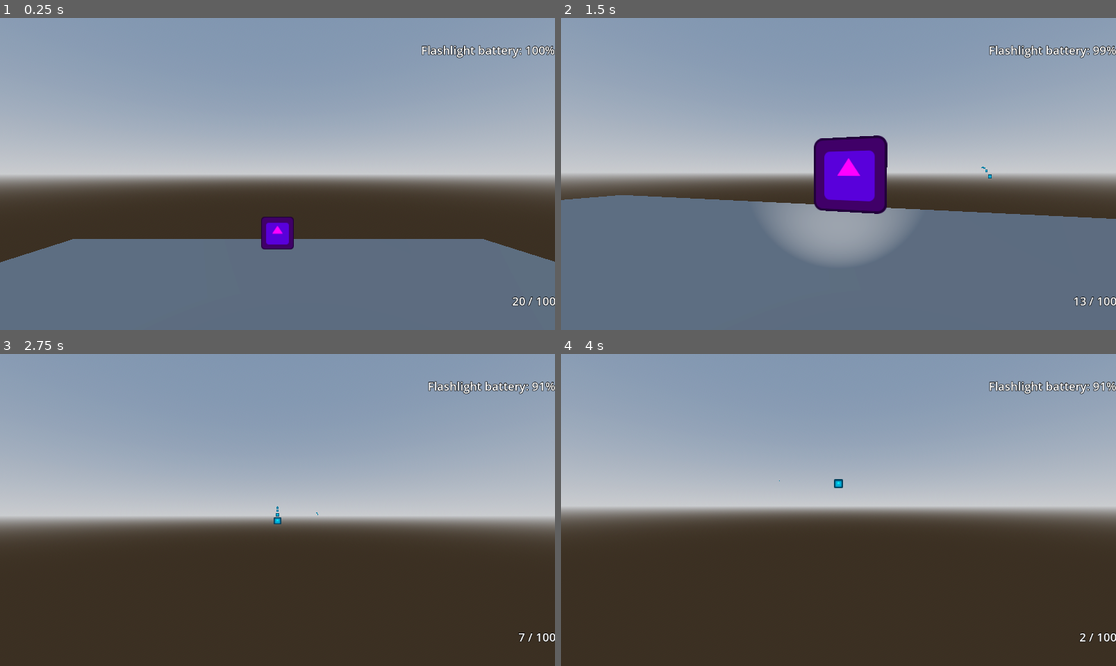
Above: before the commit, frames 1-4 (two rows, left to right).
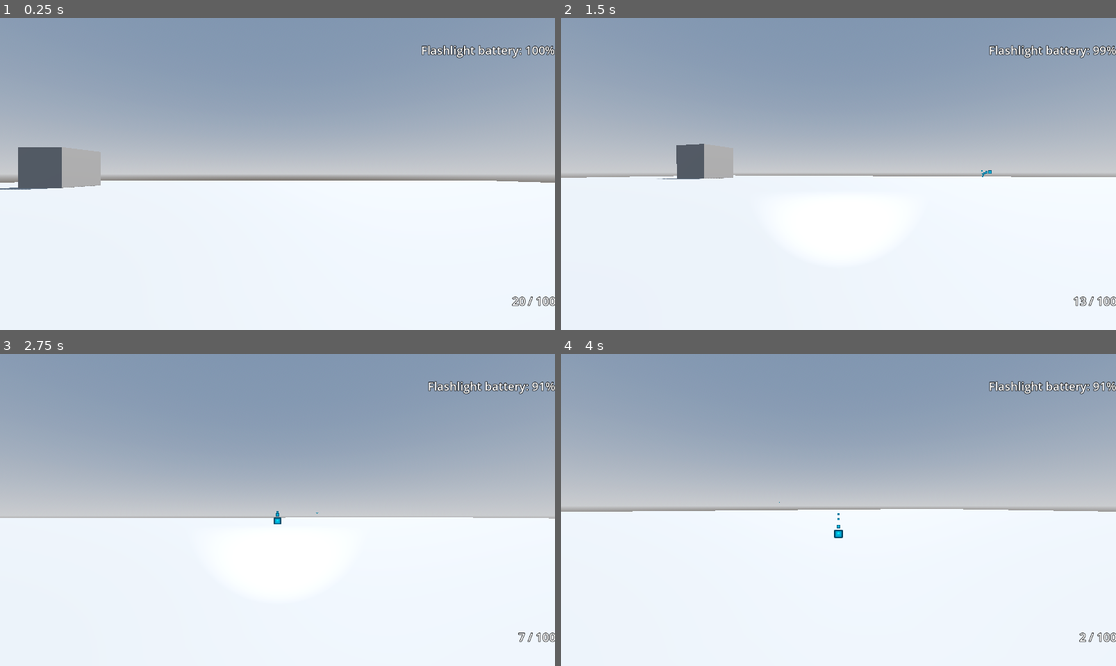
Above: after the commit, the same moments.

Repository: justindeogrades/firstpersonshooter
Game: Godot game, scene res://main.tscn
The game is run twice, just before and just after one commit, with the same random seed, the same clock (stepped at 60 frames per second) and the same inputs. The engine's default icon, where the game draws it, is replaced by a stand-in: a white triangle on a blue panel in a dark square.
Inputs (mouse positions are in pixels of both pictures, inside the frame that each line leads up to):
- Up to frame 1 (0.25 s): no input
- Up to frame 2 (1.5 s): tap Enter (ui_accept) at 0.5, 0.77 s; move the mouse to (866, 174) at 0.52 s; press the mouse at (866, 174) at 0.53 s; hold W (forward) from 0.53 s (still down); move the mouse to (810, 174) at 1.27 s; release the mouse at (810, 174) at 1.28 s; tap F (toggle_flashlight) at 1.35 s
- Up to frame 3 (2.75 s): keep holding W (forward); tap Enter (ui_accept) at 1.52 s; move the mouse to (288, 503) at 2.02 s; press the mouse at (288, 503) at 2.03 s
- Up to frame 4 (4 s): keep holding W (forward); tap Enter (ui_accept) at 2.75, 3.02, 3.77 s; move the mouse to (832, 516) at 2.77 s; release the mouse at (832, 516) at 2.78 s; tap F (toggle_flashlight) at 2.85 s; move the mouse to (877, 513) at 3.52 s; press the mouse at (877, 513) at 3.53 s

The runs differ from the first frame. In frame 1, 49% of the frame differs, in the area x 0-100%, y 41-100%; in frame 2, 52%, in the area x 0-100%, y 37-100%; in frame 3, 47%; in frame 4, 50%.

Commit message:
very basic enemy pathing

Diff:
--- a/alt_enemy.tscn
+++ /dev/null
@@ -1,9 +0,0 @@
-[gd_scene load_steps=2 format=3 uid="uid://bqdhericuavix"]
-
-[ext_resource type="Texture2D" uid="uid://dw4tryi3yerf7" path="res://icon.svg" id="1_o1etr"]
-
-[node name="AltEnemy" type="CharacterBody3D"]
-
-[node name="Sprite3D" type="Sprite3D" parent="."]
-modulate = Color(1, 0, 1, 1)
-texture = ExtResource("1_o1etr")
--- a/enemy.gd
+++ b/enemy.gd
@@ -2,21 +2,30 @@
 
 @onready var hp_label = $HP
 
+@export_category("Navigation")
+@export var nav_agent : NavigationAgent3D
+@export var target_path : NodePath
+@export var deadzone : float = 3
+@export_category("Stats")
 @export var max_hp : float = 100
+@export var move_speed : float = 4
 
 var current_hp = max_hp
 
-#func _ready() -> void:
-	#update_hp_label_text()
-#
-#func update_hp_label_text():
-	#hp_label.text = "HP: " + str(current_hp)
-#
-#func take_damage(damage : float):
-	#current_hp -= damage
-	#if current_hp < 0:
-		#current_hp = 0
-	#update_hp_label_text()
-#
-#func _on_hurtbox_area_entered(area: Area3D) -> void:
-	#take_damage(area.get_parent().get_damage())
+var target : CharacterBody3D
+
+func _ready() -> void:
+	target = get_node(target_path)
+
+func _process(delat : float) -> void:
+	nav_agent.set_target_position(target.global_position)
+	var next_nav_point = nav_agent.get_next_path_position()
+	var move_dir = (next_nav_point - global_position).normalized()
+
+	#Move towards the player unless already within an acceptable distance
+	if position.distance_to(target.position) > deadzone:
+		velocity = move_dir * move_speed
+	else:
+		velocity = Vector3(0, 0, 0)
+
+	move_and_slide()
--- a/enemy.tscn
+++ b/enemy.tscn
@@ -6,8 +6,12 @@
 
 [sub_resource type="BoxShape3D" id="BoxShape3D_7k104"]
 
-[node name="Enemy" type="CharacterBody3D"]
+[sub_resource type="CapsuleShape3D" id="CapsuleShape3D_qi2p4"]
+height = 1.5
+
+[node name="Enemy" type="CharacterBody3D" node_paths=PackedStringArray("nav_agent")]
 script = ExtResource("1_4gyqm")
+nav_agent = NodePath("NavigationAgent3D")
 
 [node name="HPComponent" parent="." node_paths=PackedStringArray("hurtbox", "hp_label") instance=ExtResource("2_qi2p4")]
 hurtbox = NodePath("../Hurtbox")
@@ -30,5 +34,11 @@
 billboard = 1
 text = "Hello bro"
 
+[node name="NavigationAgent3D" type="NavigationAgent3D" parent="."]
+path_height_offset = 3.0
+
+[node name="Collisionbox" type="CollisionShape3D" parent="."]
+shape = SubResource("CapsuleShape3D_qi2p4")
+
 [connection signal="area_entered" from="Hurtbox" to="." method="_on_hurtbox_area_entered"]
 [connection signal="area_entered" from="Hurtbox" to="HPComponent" method="_on_hurtbox_area_entered"]
--- a/main.tscn
+++ b/main.tscn
@@ -1,10 +1,8 @@
-[gd_scene load_steps=6 format=3 uid="uid://cw8os0hibkoo5"]
+[gd_scene load_steps=4 format=3 uid="uid://cw8os0hibkoo5"]
 
 [ext_resource type="PackedScene" uid="uid://c0vtrpdt2d62k" path="res://player.tscn" id="1_0xm2m"]
 [ext_resource type="PackedScene" uid="uid://crotopo1fdjeg" path="res://enemy.tscn" id="2_1bvp3"]
 [ext_resource type="PackedScene" uid="uid://bji7mwhcmvk07" path="res://world.tscn" id="2_h2yge"]
-[ext_resource type="PackedScene" uid="uid://bqdhericuavix" path="res://alt_enemy.tscn" id="4_1bvp3"]
-[ext_resource type="PackedScene" uid="uid://bycphglep5rwx" path="res://box.tscn" id="5_lquwl"]
 
 [node name="Main" type="Node"]
 
@@ -13,13 +11,7 @@
 
 [node name="Enemy" parent="." instance=ExtResource("2_1bvp3")]
 transform = Transform3D(1, 0, 0, 0, 1, 0, 0, 0, 1, 0, 0.842932, 6.71934)
-
-[node name="AltEnemy" parent="." instance=ExtResource("4_1bvp3")]
-transform = Transform3D(1, 0, 0, 0, 1, 0, 0, 0, 1, 0, 0.807215, -7.89392)
+target_path = NodePath("../Player")
 
 [node name="World" parent="." instance=ExtResource("2_h2yge")]
 transform = Transform3D(10, 0, 0, 0, 10, 0, 0, 0, 10, 0.0367832, -0.0710125, 0.0820265)
-
-[node name="Box" parent="World" instance=ExtResource("5_lquwl")]
-transform = Transform3D(0.1, 0, 0, 0, 0.1, 0, 0, 0, 0.1, -0.00367832, 0.0578907, -0.00820265)
-skeleton = NodePath("../..")
--- a/player.gd
+++ b/player.gd
@@ -1,7 +1,5 @@
 extends CharacterBody3D
 
-
-const SPEED = 5.0
 const JUMP_VELOCITY = 4.5
 
 @onready var hud = $HUD
@@ -12,6 +10,7 @@
 @export var head : Node3D
 @export var camera : Camera3D
 @export var flashlight : SpotLight3D
+@export var move_speed : float = 5
 @export var turn_speed : float = 0.005
 @export var min_camera_x_rotation = -90
 @export var max_camera_x_rotation = 90
@@ -58,11 +57,11 @@
 	var input_dir := Input.get_vector("left", "right", "forward", "backward")
 	var direction := (head.transform.basis * Vector3(input_dir.x, 0, input_dir.y)).normalized()
 	if direction:
-		velocity.x = direction.x * SPEED
-		velocity.z = direction.z * SPEED
+		velocity.x = direction.x * move_speed
+		velocity.z = direction.z * move_speed
 	else:
-		velocity.x = move_toward(velocity.x, 0, SPEED)
-		velocity.z = move_toward(velocity.z, 0, SPEED)
+		velocity.x = move_toward(velocity.x, 0, move_speed)
+		velocity.z = move_toward(velocity.z, 0, move_speed)
 
 	#Shooting
 	active_weapon.aim_direction = (head.transform.basis * Vector3(0,0,-1)).normalized()
--- a/world.tscn
+++ b/world.tscn
@@ -1,6 +1,6 @@
-[gd_scene load_steps=6 format=3 uid="uid://bji7mwhcmvk07"]
+[gd_scene load_steps=8 format=3 uid="uid://bji7mwhcmvk07"]
 
-[sub_resource type="PlaneMesh" id="PlaneMesh_gv5m4"]
+[ext_resource type="PackedScene" uid="uid://bycphglep5rwx" path="res://box.tscn" id="1_f3sb7"]
 
 [sub_resource type="ProceduralSkyMaterial" id="ProceduralSkyMaterial_gv5m4"]
 sky_horizon_color = Color(0.662243, 0.671743, 0.686743, 1)
@@ -15,22 +15,39 @@
 tonemap_mode = 2
 glow_enabled = true
 
+[sub_resource type="NavigationMesh" id="NavigationMesh_gv5m4"]
+vertices = PackedVector3Array(-4.5, 0.405666, -6.25, -4.25, 0.405666, -5.75, -4, 0.405666, -9.5, 0.25, 0.405666, 9.5, 0.25, 0.405666, 6, -1, 0.405666, 5.75, -9.5, 0.405666, 9.5, -6.5, 0.405666, -6, -9.5, 0.405666, -9.5, -1, 0.405666, 4, -4.5, 0.405666, -4, -6.25, 0.405666, -4, -0.5, 0.405666, 3.75, -4.25, 0.405666, -4.5, 1.25, 0.405666, 5.75, 9.5, 0.405666, 9.5, 1.25, 0.405666, 4, 9.5, 0.405666, -9.5)
+polygons = [PackedInt32Array(0, 2, 1), PackedInt32Array(4, 3, 5), PackedInt32Array(5, 3, 6), PackedInt32Array(0, 7, 2), PackedInt32Array(2, 7, 8), PackedInt32Array(10, 9, 11), PackedInt32Array(11, 9, 5), PackedInt32Array(11, 5, 6), PackedInt32Array(7, 11, 8), PackedInt32Array(8, 11, 6), PackedInt32Array(9, 10, 12), PackedInt32Array(12, 10, 13), PackedInt32Array(4, 14, 3), PackedInt32Array(3, 14, 15), PackedInt32Array(1, 2, 13), PackedInt32Array(13, 2, 16), PackedInt32Array(16, 2, 17), PackedInt32Array(16, 17, 15), PackedInt32Array(13, 16, 12), PackedInt32Array(15, 14, 16)]
+
+[sub_resource type="PlaneMesh" id="PlaneMesh_gv5m4"]
+
 [sub_resource type="ConcavePolygonShape3D" id="ConcavePolygonShape3D_f3sb7"]
 data = PackedVector3Array(1, 0, 1, -1, 0, 1, 1, 0, -1, -1, 0, 1, -1, 0, -1, 1, 0, -1)
 
-[node name="World" type="MeshInstance3D"]
-transform = Transform3D(10, 0, 0, 0, 10, 0, 0, 0, 10, 0, 0, 0)
-mesh = SubResource("PlaneMesh_gv5m4")
+[node name="World" type="Node3D"]
 
 [node name="WorldEnvironment" type="WorldEnvironment" parent="."]
 environment = SubResource("Environment_fj7yv")
 
 [node name="DirectionalLight3D" type="DirectionalLight3D" parent="."]
 transform = Transform3D(-0.866025, -0.433013, 0.25, 0, 0.5, 0.866025, -0.5, 0.75, -0.433013, 0, 0, 0)
-light_negative = true
 shadow_enabled = true
 
-[node name="StaticBody3D" type="StaticBody3D" parent="."]
+[node name="NavigationRegion3D" type="NavigationRegion3D" parent="."]
+navigation_mesh = SubResource("NavigationMesh_gv5m4")
 
-[node name="CollisionShape3D" type="CollisionShape3D" parent="StaticBody3D"]
+[node name="MeshInstance3D" type="MeshInstance3D" parent="NavigationRegion3D"]
+transform = Transform3D(10, 0, 0, 0, 10, 0, 0, 0, 10, 0, 0, 0)
+mesh = SubResource("PlaneMesh_gv5m4")
+skeleton = NodePath("../..")
+
+[node name="StaticBody3D" type="StaticBody3D" parent="NavigationRegion3D/MeshInstance3D"]
+
+[node name="CollisionShape3D" type="CollisionShape3D" parent="NavigationRegion3D/MeshInstance3D/StaticBody3D"]
 shape = SubResource("ConcavePolygonShape3D_f3sb7")
+
+[node name="Box" parent="NavigationRegion3D" instance=ExtResource("1_f3sb7")]
+transform = Transform3D(1, 0, 0, 0, 1, 0, 0, 0, 1, -5.39612, 0.428787, -5.1228)
+
+[node name="Box2" parent="NavigationRegion3D" instance=ExtResource("1_f3sb7")]
+transform = Transform3D(1, 0, 0, 0, 1, 0, 0, 0, 1, 0, 0.405666, 4.87354)
Not shown: 1 places in enemy.tscn that only renumber resources
